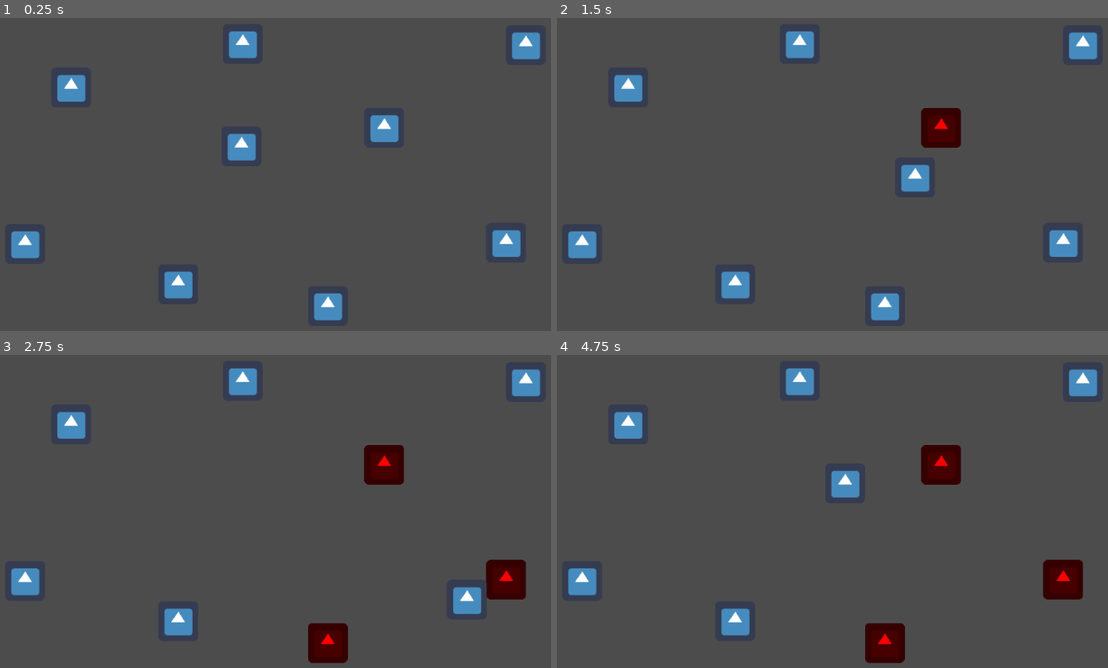
Above: before the commit, frames 1-4 (two rows, left to right).
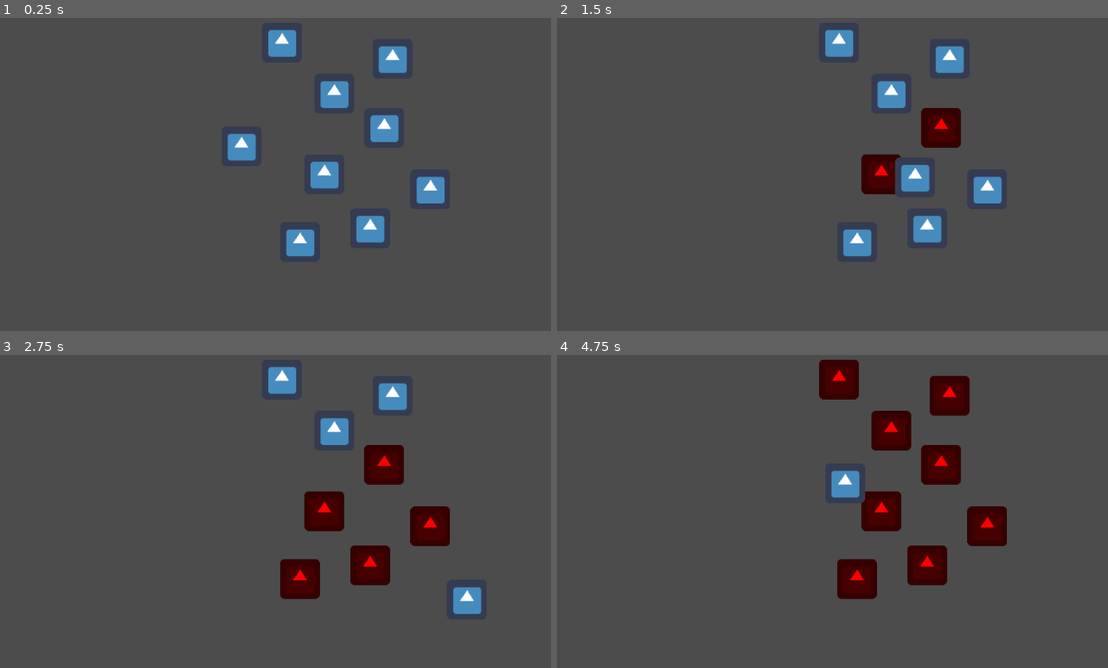
Above: after the commit, the same moments.

Repository: KennyTheBard/Antiquarian
Game: Godot game, scene res://Root.tscn
The game is run twice, just before and just after one commit, with the same random seed, the same clock (stepped at 60 frames per second) and the same inputs. The engine's default icon, where the game draws it, is replaced by a stand-in: a white triangle on a blue panel in a dark square.
Inputs:
- Up to frame 1 (0.25 s): no input
- Up to frame 2 (1.5 s): tap Enter at 0.5 s; hold D 0.53-1.28 s; hold Space 0.53-1.28 s; hold S from 1.28 s (still down); tap Space at 1.35 s
- Up to frame 3 (2.75 s): tap Space at 1.52, 1.82 s; release S at 2.03 s; hold D from 2.03 s (still down); hold Space from 2.03 s (still down)
- Up to frame 4 (4.75 s): release D at 2.78 s; release Space at 2.78 s; hold W 2.78-3.53 s; tap Space at 2.85, 3.02, 3.32, 4.35, 4.52 s; hold Space 3.53-4.28 s; hold A from 3.53 s (still down)

The runs differ from the first frame. In frame 1, 6.3% of the frame differs, in the area x 2-99%, y 3-97%; in frame 2, 6.6%; in frame 3, 9.0%; in frame 4, 10%, in the area x 2-99%, y 1-99%.

Commit message:
improved the interaction system

Diff:
--- a/Godot Tests/InteractionZone/Player.gd
+++ b/Godot Tests/InteractionZone/Player.gd
@@ -1,21 +1,31 @@
 extends Node2D
 
+# movement speed
 var speed = 250
+
+# time to stay modulate as you press
 var pick = 0
+
+# check if the button is already pressed
+var pressed = false
 
 func _ready():
 	# Called when the node is added to the scene for the first time.
 	# Initialization here
 	pass
 
+
+
 func _process(delta):
 
+	# counter for coloring effect
 	if pick > 0:
 		pick -= delta
 	else:
 		pick = 0
 		$Entity/Sprite.modulate = Color(1, 1, 1)
 
+	# movement controls
 	if Input.is_key_pressed(KEY_W):
 		position.y -= speed * delta
 
@@ -30,13 +40,34 @@
 
 	pass
 
+
+
+func distance_comparition(a, b):
+	return position.distance_squared_to(a.position) < \
+	position.distance_squared_to(b.position)
+
+
+
 func _physics_process(delta):
-	if Input.is_key_pressed(KEY_SPACE):
+	if !Input.is_key_pressed(KEY_SPACE):
+		pressed = false
+
+	if !pressed && Input.is_key_pressed(KEY_SPACE):
+		pressed = true
+
+		# button presssed effect
+		pick = 0.1
+		$Entity/Sprite.modulate = Color(1, 1, 0)
+
 		# bodies can also be used, but the other
 		# entities must be modeled with bodies
 		var areas = $InteractZone.get_overlapping_areas()
 		if not areas:
 			return
+
+		# sort the areas by distance to activate the
+		# closest one first
+		areas.sort_custom(self, "distance_comparition")
 
 		for area in areas:
 			if area == $Entity:
@@ -44,8 +75,6 @@
 			if area.trigger:
 				continue
 			area.activate()
-			pick = 0.1
-			$Entity/Sprite.modulate = Color(1, 1, 0)
 			break
 
 	pass
--- a/Godot Tests/InteractionZone/Player.tscn
+++ b/Godot Tests/InteractionZone/Player.tscn
@@ -6,7 +6,7 @@
 [sub_resource type="CircleShape2D" id=1]
 
 custom_solver_bias = 0.0
-radius = 81.0934
+radius = 160.012
 
 [sub_resource type="RectangleShape2D" id=2]
 
--- a/Godot Tests/InteractionZone/Root.tscn
+++ b/Godot Tests/InteractionZone/Root.tscn
@@ -7,15 +7,15 @@
 
 [node name="Entity" parent="." index="0" instance=ExtResource( 1 )]
 
-position = Vector2( 438.596, 101.784 )
+position = Vector2( 679.596, 125.784 )
 
 [node name="Entity8" parent="." index="1" instance=ExtResource( 1 )]
 
-position = Vector2( 162.854, 172.107 )
+position = Vector2( 585.854, 182.107 )
 
 [node name="Entity4" parent="." index="2" instance=ExtResource( 1 )]
 
-position = Vector2( 893.848, 103.635 )
+position = Vector2( 501.848, 99.635 )
 
 [node name="Entity7" parent="." index="3" instance=ExtResource( 1 )]
 
@@ -23,19 +23,19 @@
 
 [node name="Entity2" parent="." index="4" instance=ExtResource( 1 )]
 
-position = Vector2( 334.962, 488.563 )
+position = Vector2( 569.962, 311.563 )
 
 [node name="Entity5" parent="." index="5" instance=ExtResource( 1 )]
 
-position = Vector2( 88.8297, 423.792 )
+position = Vector2( 530.83, 420.792 )
 
 [node name="Entity3" parent="." index="6" instance=ExtResource( 1 )]
 
-position = Vector2( 862.388, 421.941 )
+position = Vector2( 740.388, 335.941 )
 
 [node name="Entity6" parent="." index="7" instance=ExtResource( 1 )]
 
-position = Vector2( 575.542, 523.725 )
+position = Vector2( 643.542, 398.725 )
 
 [node name="Player" parent="." index="8" instance=ExtResource( 2 )]
 
